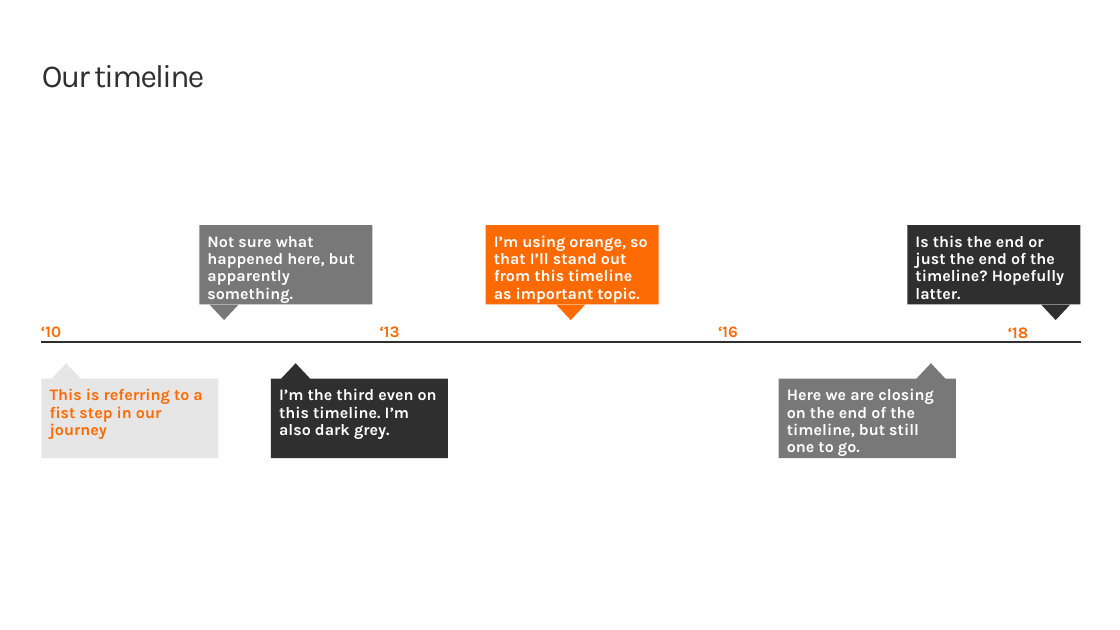
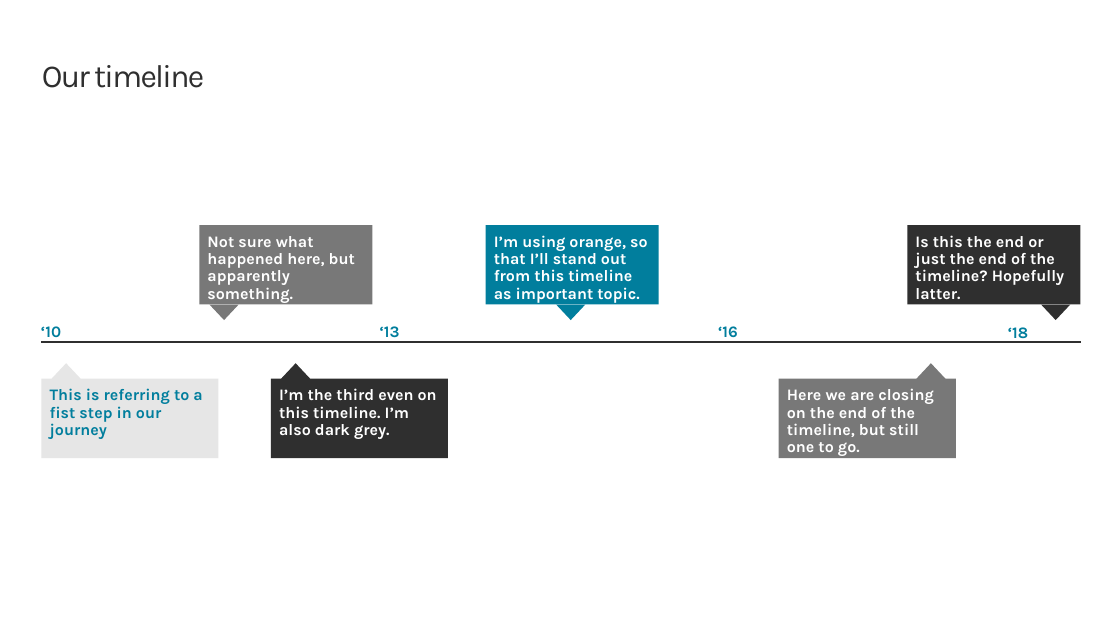
Before and after one commit to dnldpd623/SharePoint-starter-kit-solution, a slide deck: slide 5 of provisioning/hierarchy/resources/documents/Contoso_Report.pptx. Drawn at 1120x630 pixels with LibreOffice and Linux fonts; fonts in the diff are those of the drawing; background and template pictures are left out. Boxes give left, top, right and bottom in pixels: in the first picture for what was removed or moved away, otherwise in the second. Text is boxed around its words. In the diff, an @@ line names an element or a change of style, - is before the commit and + after.

```diff
--- a/provisioning/hierarchy/resources/documents/Contoso_Report.pptx
+++ b/provisioning/hierarchy/resources/documents/Contoso_Report.pptx
@@ rectangle "I’m using orange, so that ..." at (486, 225, 659, 304): fill #FD6A02 to #017E9D @@
@@ triangle at (556, 305, 585, 320): fill #FD6A02 to #017E9D @@
@@ text colour #FD6A02 to #017E9D in 5 elements at (41, 379, 218, 458), (41, 326, 61, 342), (380, 326, 400, 342), (718, 326, 738, 342), (1008, 327, 1028, 343) @@
```
Also in this commit, not shown: 5 other slides changed, 1 slide added, 1 other file.
